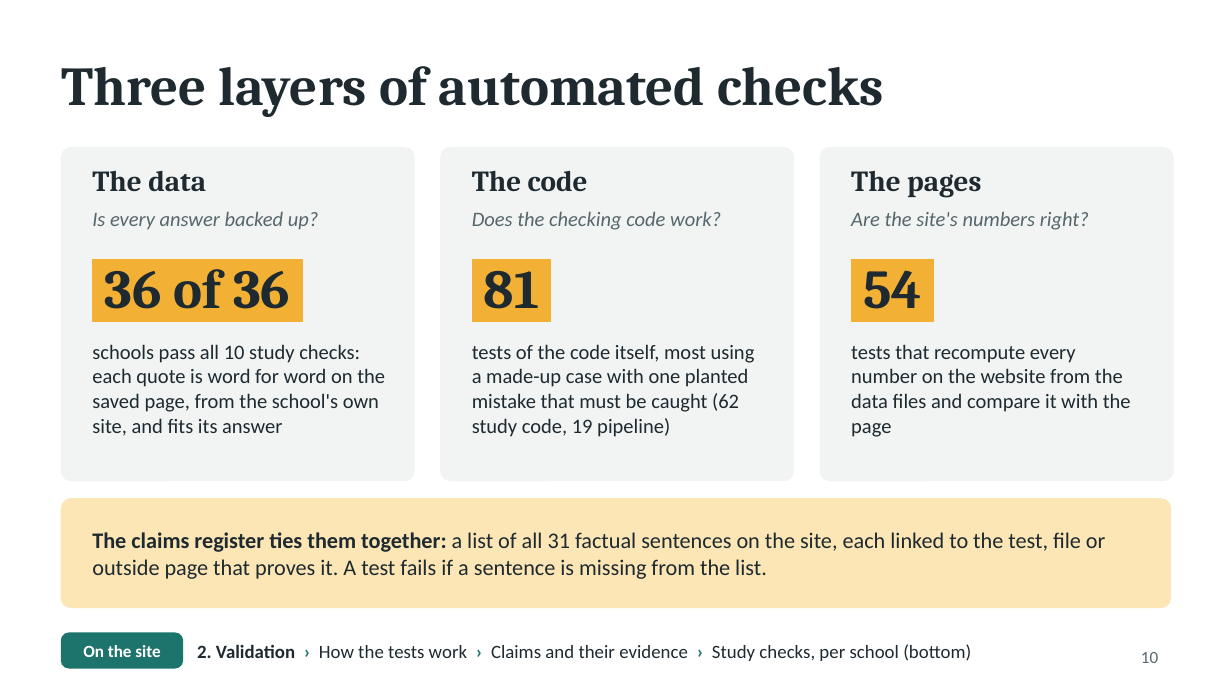
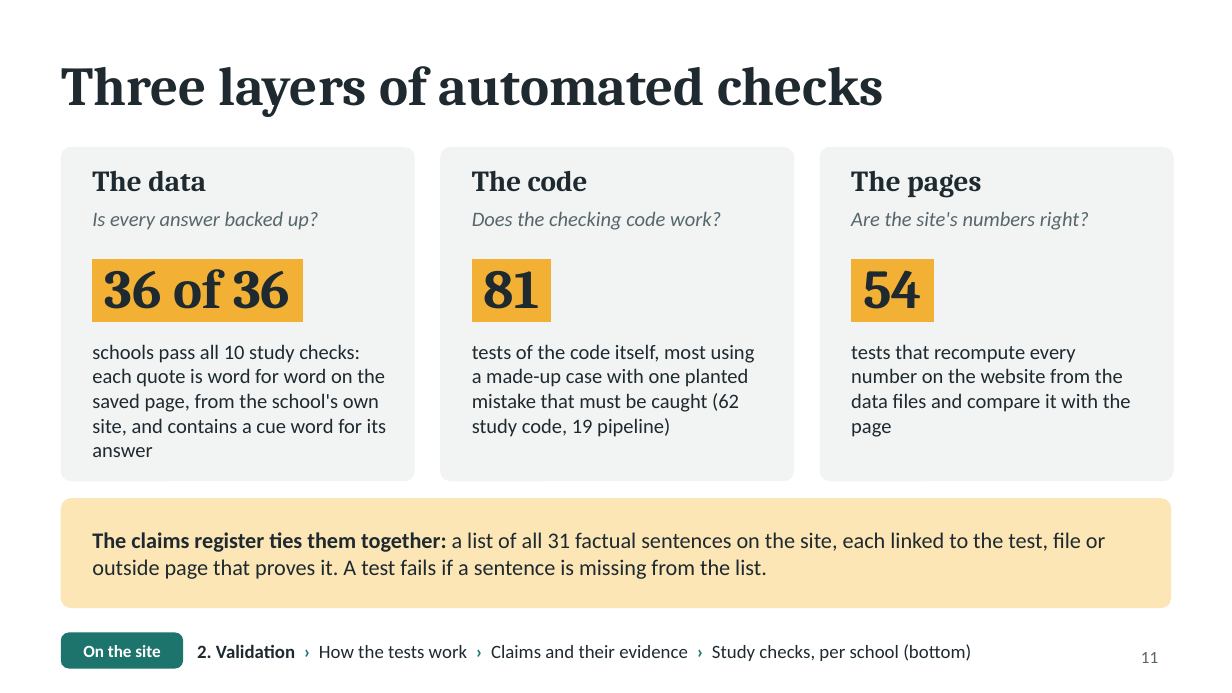
Before and after one commit to Marcus-Hollimon/Project-2-AI-Use-In-Schools, a slide deck: slide 11 of presentation/AI-in-CS-departments.pptx (slide 10 before the commit). Drawn at 1232x693 pixels with LibreOffice and Linux fonts; fonts in the diff are those of the drawing. Boxes give left, top, right and bottom in pixels: in the first picture for what was removed or moved away, otherwise in the second. Text is boxed around its words. In the diff, an @@ line names an element or a change of style, - is before the commit and + after.

```diff
--- a/presentation/AI-in-CS-departments.pptx
+++ b/presentation/AI-in-CS-departments.pptx
@@ text at [92, 344, 387, 457]: text changed @@
-schools pass all 10 study checks: each quote is word for word on the saved page, from the school's own site, and fits its answer
+schools pass all 10 study checks: each quote is word for word on the saved page, from the school's own site, and contains a cue word for its answer
@@ page number at [1141, 652, 1158, 663]: text changed @@
-10
+11
```
Also in this commit, not shown: 6 other slides changed, 1 slide added, 3 other files.
